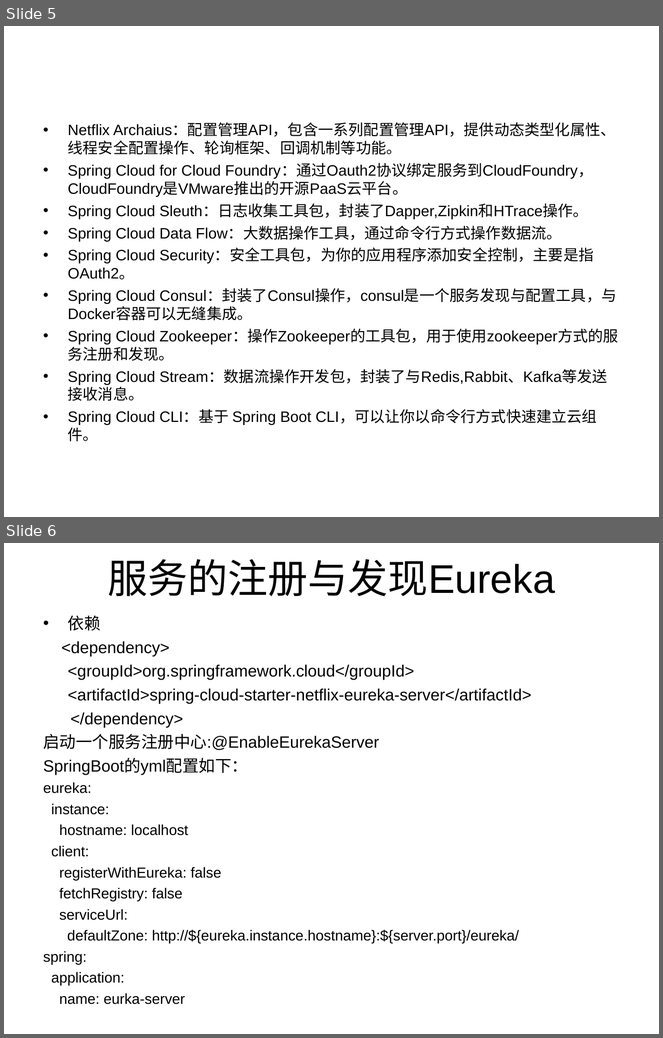
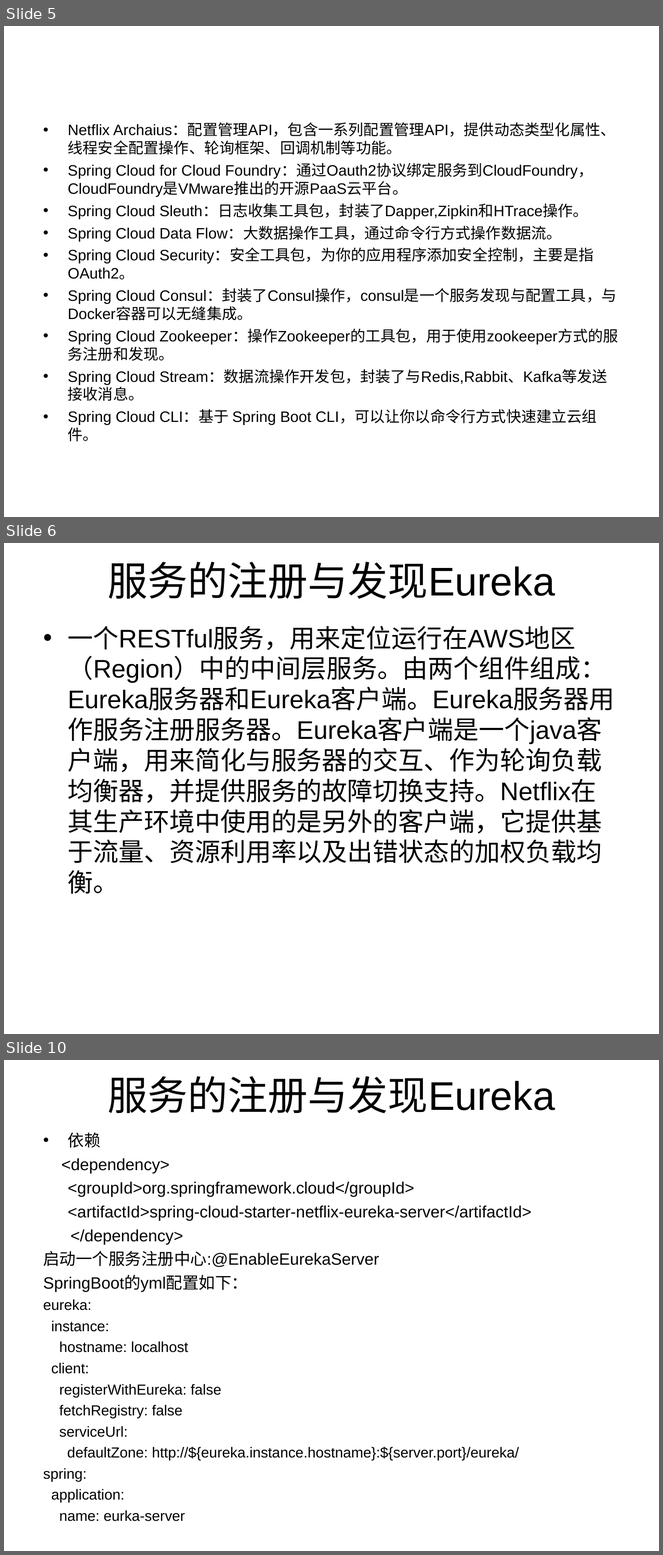
Before and after one commit to xingxingtx/SpringCloud, a slide deck: SpringCloud.ppt. Shown one above the other, each under a label of ours: slides 5 and 6 before the commit, slides 5, 6 and 10 after it; the slides between them are not shown. The pictures are 663x1038 and 663x1555 pixels, drawn with LibreOffice and Linux fonts; fonts in the diff are those of the drawing. Boxes give left, top, right and bottom in pixels: in the first picture for what was removed or moved away, otherwise in the second. Text is boxed around its words. In the diff, an @@ line names an element or a change of style, - is before the commit and + after.

```diff
--- a/SpringCloud.ppt
+++ b/SpringCloud.ppt
@@ slide 6 added at (4,543,659,1034), background #FFFFFF @@
@@ title added at (108,562,555,599), 44 pt, text #000000 @@
+服务的注册与发现Eureka
@@ text added at (68,626,615,894), 28 pt, text #000000 @@
+• 一个RESTful服务，用来定位运行在AWS地区（Region）中的中间层服务。由两个组件组成：Eureka服务器和Eureka客户端。Eureka服务器用作服务注册服务器。Eureka客户端是一个java客户端，用来简化与服务器的交互、作为轮询负载均衡器，并提供服务的故障切换支持。Netflix在其生产环境中使用的是另外的客户端，它提供基于流量、资源利用率以及出错状态的加权负载均衡。
@@ what was slide 6 is now slide 10 @@
```
Also in this commit, not shown: 3 slides changed, 4 other slides added.
